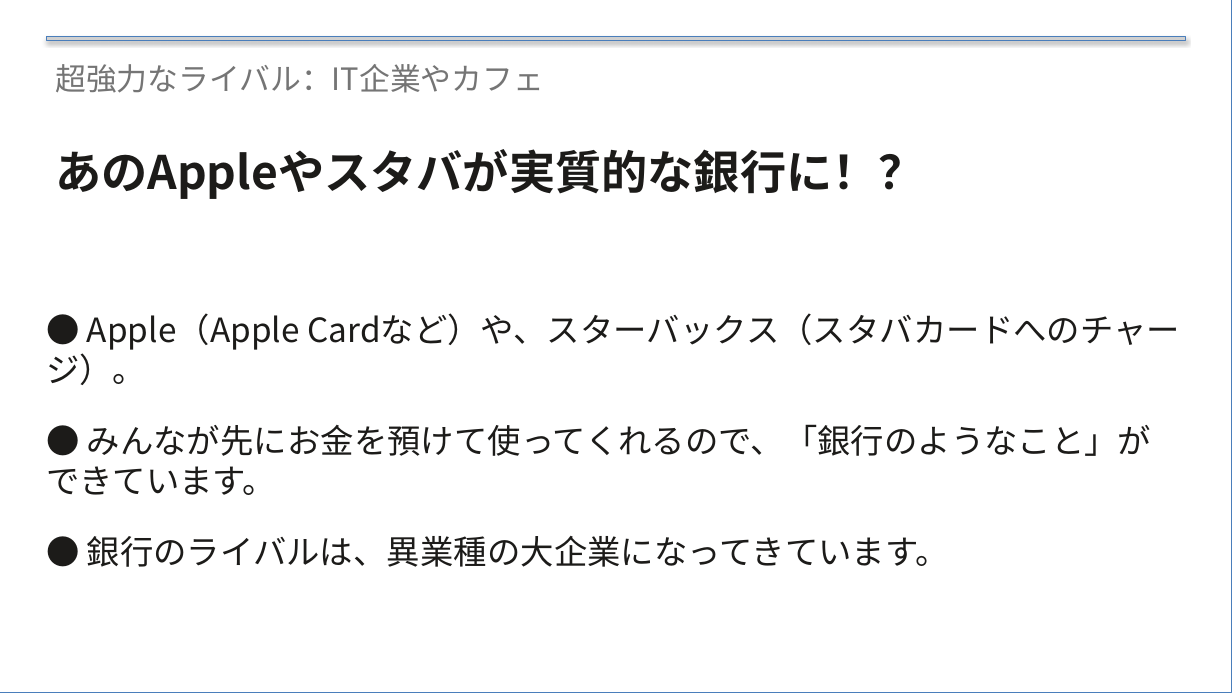
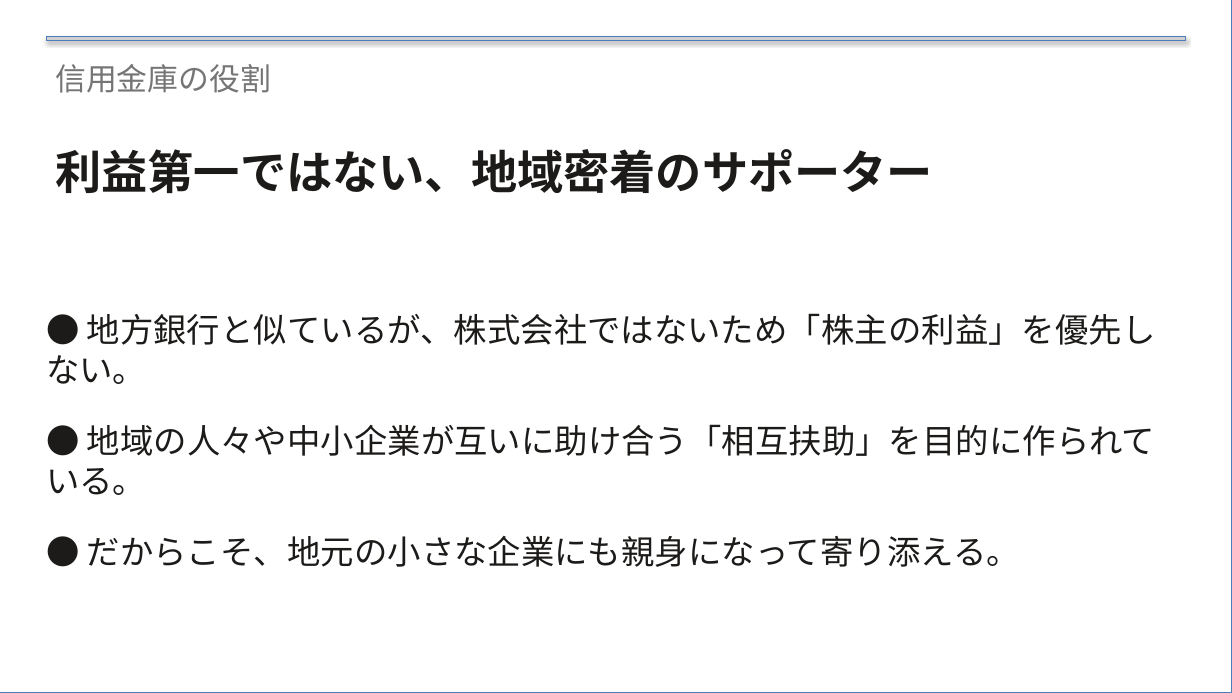
Before and after one commit to xilicrysta/bank-pptx, a slide deck: slide 24 of bank-normal/bank_normal_presentation.pptx (slide 22 before the commit). Drawn at 1232x693 pixels with LibreOffice and Linux fonts; fonts in the diff are those of the drawing. Boxes give left, top, right and bottom in pixels: in the first picture for what was removed or moved away, otherwise in the second. Text is boxed around its words. In the diff, an @@ line names an element or a change of style, - is before the commit and + after.

Commit message:
壁打ちによる内容の大幅修正
chapterのデザイン追加
前半に全体感を凝縮し、後半にかけて新規追加項目

```diff
--- a/bank-normal/bank_normal_presentation.pptx
+++ b/bank-normal/bank_normal_presentation.pptx
@@ text at bbox=[55, 64, 271, 93]: text changed; font Noto Sans CJK JP to Arial @@
-超強力なライバル：IT企業やカフェ
+信用金庫の役割
@@ text at bbox=[55, 149, 933, 193]: text changed; font Noto Sans CJK JP to Arial @@
-あのAppleやスタバが実質的な銀行に！？
+利益第一ではない、地域密着のサポーター
@@ text at bbox=[46, 313, 1156, 567]: text changed; font Noto Sans CJK JP to Arial @@
-● Apple（Apple Cardなど）や、スターバックス（スタバカードへのチャージ）。
-● みんなが先にお金を預けて使ってくれるので、「銀行のようなこと」ができています。
-● 銀行のライバルは、異業種の大企業になってきています。
+● 地方銀行と似ているが、株式会社ではないため「株主の利益」を優先しない。
+● 地域の人々や中小企業が互いに助け合う「相互扶助」を目的に作られている。
+● だからこそ、地元の小さな企業にも親身になって寄り添える。
```
Also in this commit, not shown: 21 other slides changed, 8 slides added, 6 slides removed, 4 other files.
